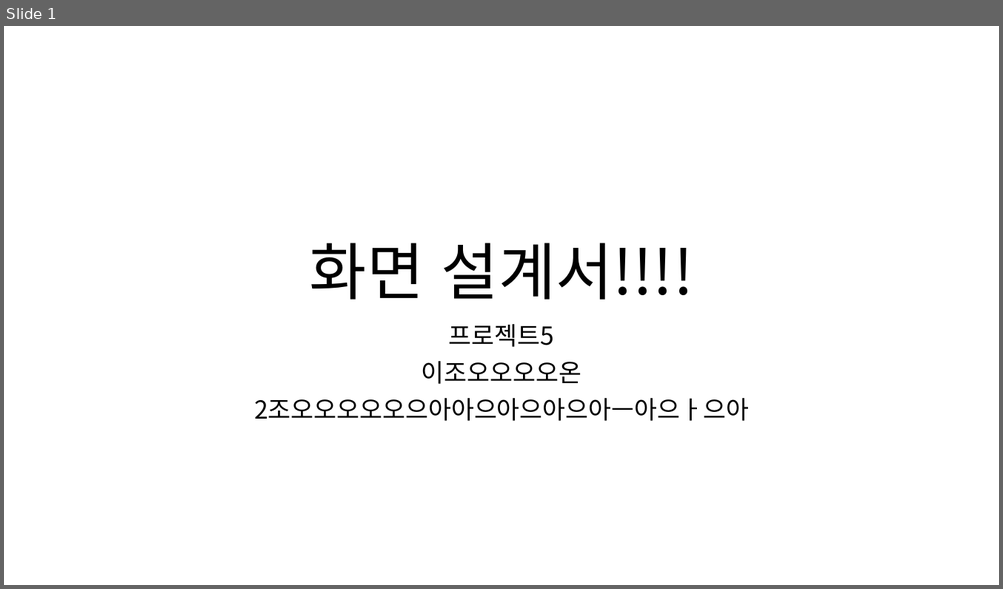
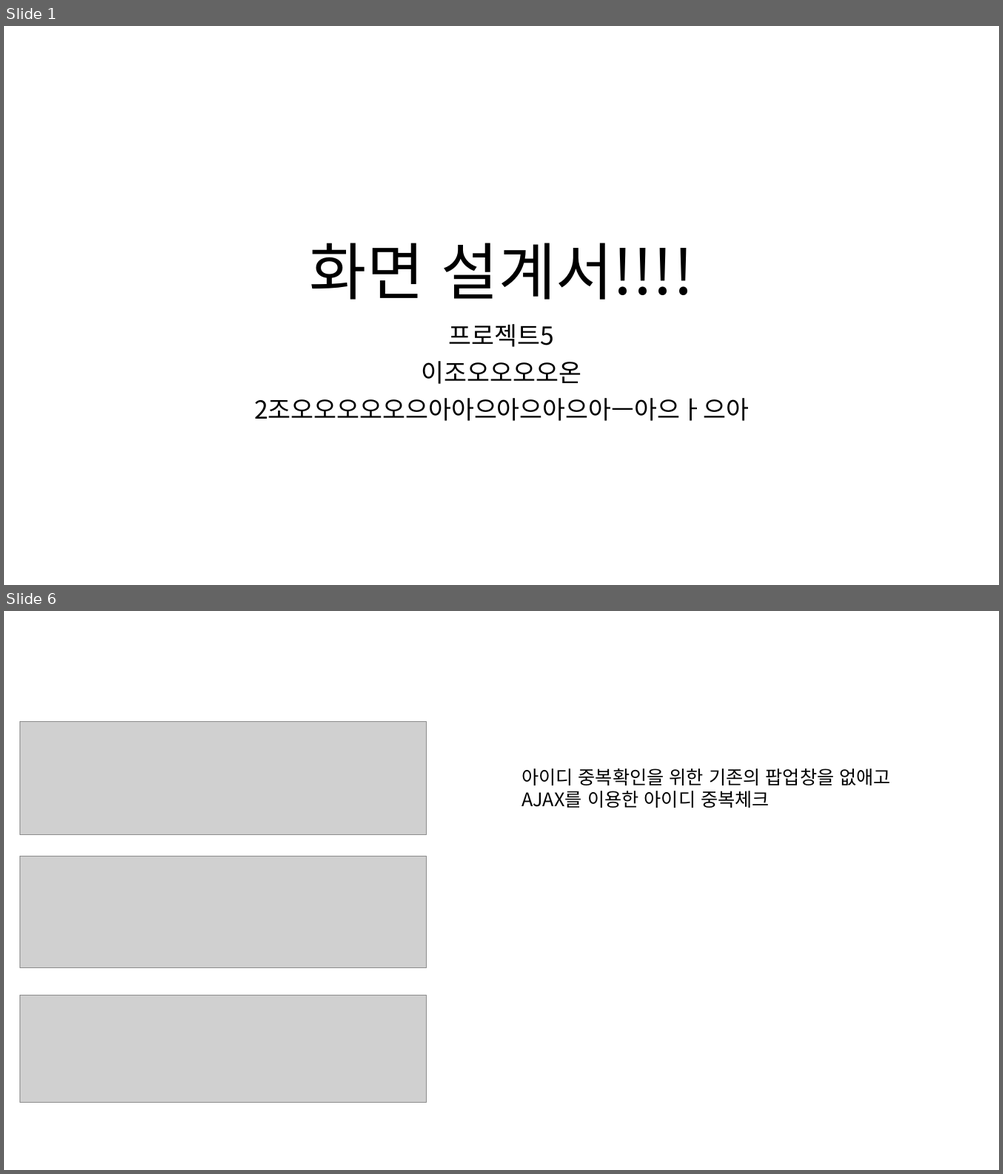
Before and after one commit to ezenteam2/e-Zone, a slide deck: 0 발표용 파워포인트/0417 3차발표/0417 project05 - 파워포인트 - 형준.pptx. Shown one above the other, each under a label of ours: slide 1 before the commit, slides 1 and 6 after it; the slides between them are not shown. The pictures are 1003x589 and 1003x1174 pixels, drawn with LibreOffice and Linux fonts; fonts in the diff are those of the drawing; grey boxes stand for pictures. Boxes give left, top, right and bottom in pixels: in the first picture for what was removed or moved away, otherwise in the second. Text is boxed around its words. In the diff, an @@ line names an element or a change of style, - is before the commit and + after.

```diff
--- a/0 발표용 파워포인트/0417 3차발표/0417 project05 - 파워포인트 - 형준.pptx
+++ b/0 발표용 파워포인트/0417 3차발표/0417 project05 - 파워포인트 - 형준.pptx
@@ slide 6 added at (4, 611, 999, 1170), background #FFFFFF @@
@@ picture added at (20, 721, 427, 834) @@
@@ text added at (521, 769, 891, 808), 18 pt, text #000000 @@
+아이디 중복확인을 위한 기존의 팝업창을 없애고 AJAX를 이용한 아이디 중복체크
@@ picture added at (20, 857, 427, 969) @@
@@ picture added at (20, 995, 427, 1102) @@
```
Also in this commit, not shown: 13 other slides added, 1 other file.
